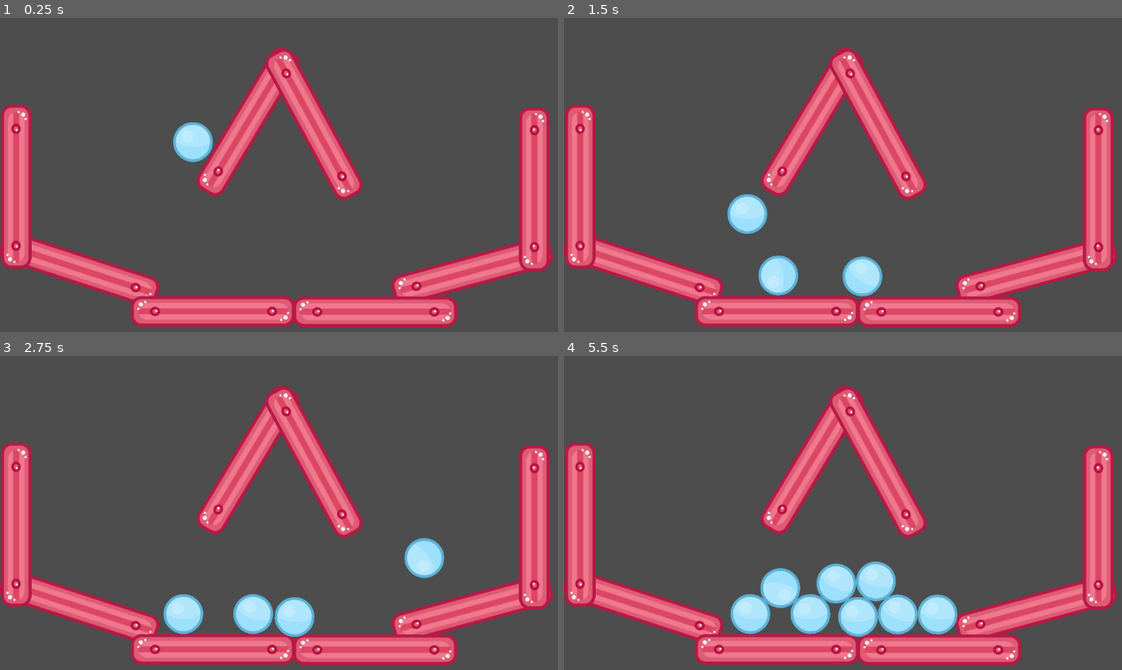
Above: before the commit, frames 1-4 (two rows, left to right).
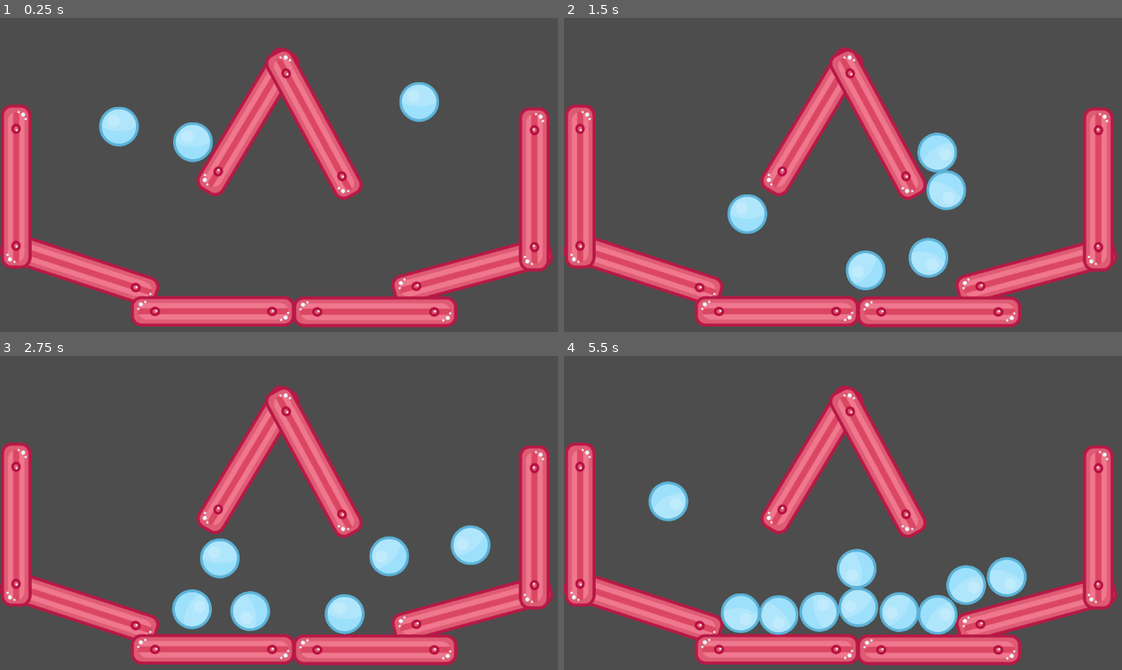
Above: after the commit, the same moments.

Repository: gaelblairon-del/devoir-n-1-outils-creatifs
Game: Godot game, scene res://Main.tscn
Same seed, same stepped clock (60 frames per second), same inputs: the game is played once before the commit and once after it.
Inputs (mouse positions are in pixels of both pictures, inside the frame that each line leads up to):
- Up to frame 1 (0.25 s): no input
- Up to frame 2 (1.5 s): move the mouse to (1010, 162) at 0.52 s; press the mouse at (1010, 162) at 0.53 s; move the mouse to (748, 196) at 1.27 s; release the mouse at (748, 196) at 1.28 s; click (748, 196) at 1.35 s
- Up to frame 3 (2.75 s): move the mouse to (368, 440) at 2.02 s; press the mouse at (368, 440) at 2.03 s
- Up to frame 4 (5.5 s): move the mouse to (843, 585) at 2.77 s; release the mouse at (843, 585) at 2.78 s; click (843, 585) at 2.85 s; move the mouse to (1060, 569) at 3.52 s; press the mouse at (1060, 569) at 3.53 s; move the mouse to (686, 465) at 4.27 s; release the mouse at (686, 465) at 4.28 s; click (686, 465) at 4.35 s; move the mouse to (904, 516) at 5.02 s; press the mouse at (904, 516) at 5.03 s

The runs differ from the first frame. In frame 1, 1.4% of the frame differs, in the area x 17-79%, y 20-41%; in frame 2, 3.4%; in frame 3, 5.4%; in frame 4, 6.8%, in the area x 15-83%, y 39-90%.

Commit message:
[Feature][Ball Bounce]
Ball bounce 0,5

Diff:
--- a/instancing_starter/Ball.tscn
+++ b/instancing_starter/Ball.tscn
@@ -1,19 +1,20 @@
-[gd_scene load_steps=4 format=3 uid="uid://dm5jrnxmxnuof"]
+[gd_scene format=3 uid="uid://dm5jrnxmxnuof"]
 
 [ext_resource type="Texture2D" uid="uid://dv6rx85s1gy3i" path="res://assets/ballBlue_10.png" id="1"]
 
 [sub_resource type="PhysicsMaterial" id="1"]
+bounce = 0.47
 
 [sub_resource type="CircleShape2D" id="2"]
 radius = 37.1452
 
-[node name="Ball" type="RigidBody2D"]
+[node name="Ball" type="RigidBody2D" unique_id=1731985939]
 physics_material_override = SubResource("1")
 gravity_scale = 4.0
 
-[node name="Sprite2D" type="Sprite2D" parent="."]
+[node name="Sprite2D" type="Sprite2D" parent="." unique_id=1778903226]
 scale = Vector2(0.5, 0.5)
 texture = ExtResource("1")
 
-[node name="CollisionShape2D" type="CollisionShape2D" parent="."]
+[node name="CollisionShape2D" type="CollisionShape2D" parent="." unique_id=70607124]
 shape = SubResource("2")
--- a/instancing_starter/Main.tscn
+++ b/instancing_starter/Main.tscn
@@ -134,3 +134,9 @@
 
 [node name="Ball" parent="." unique_id=125209685 instance=ExtResource("2")]
 position = Vector2(360, 141)
+
+[node name="Ball2" parent="." unique_id=555070738 instance=ExtResource("2")]
+position = Vector2(222, 112)
+
+[node name="Ball3" parent="." unique_id=1609622990 instance=ExtResource("2")]
+position = Vector2(782, 66)
